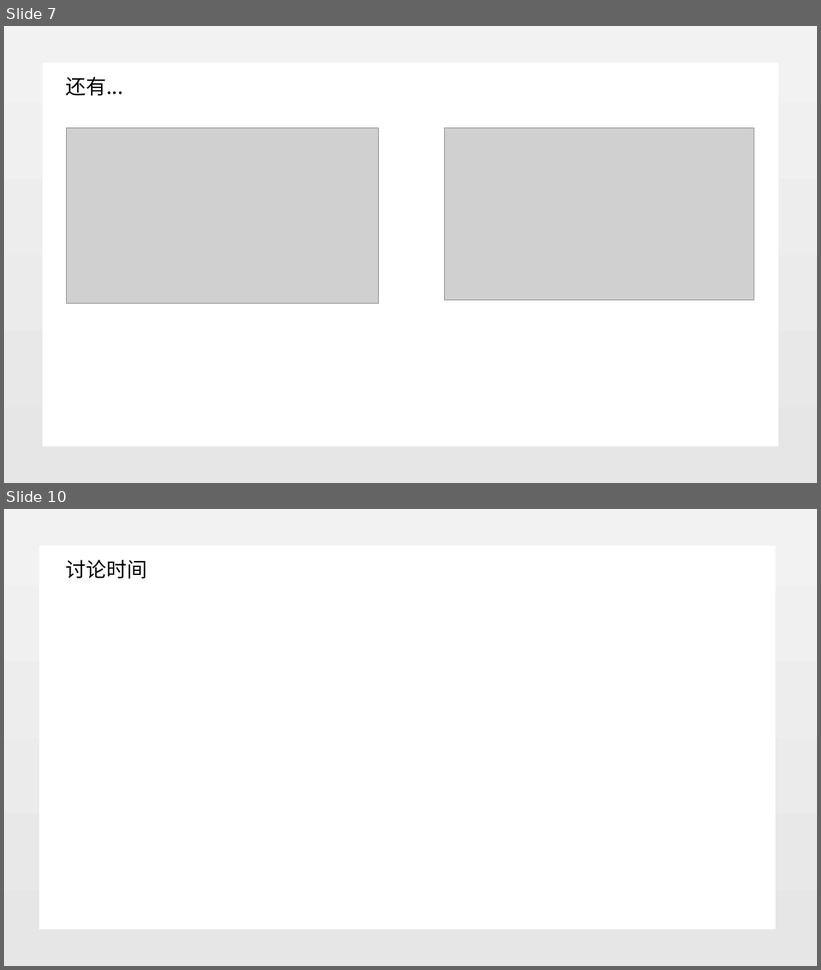
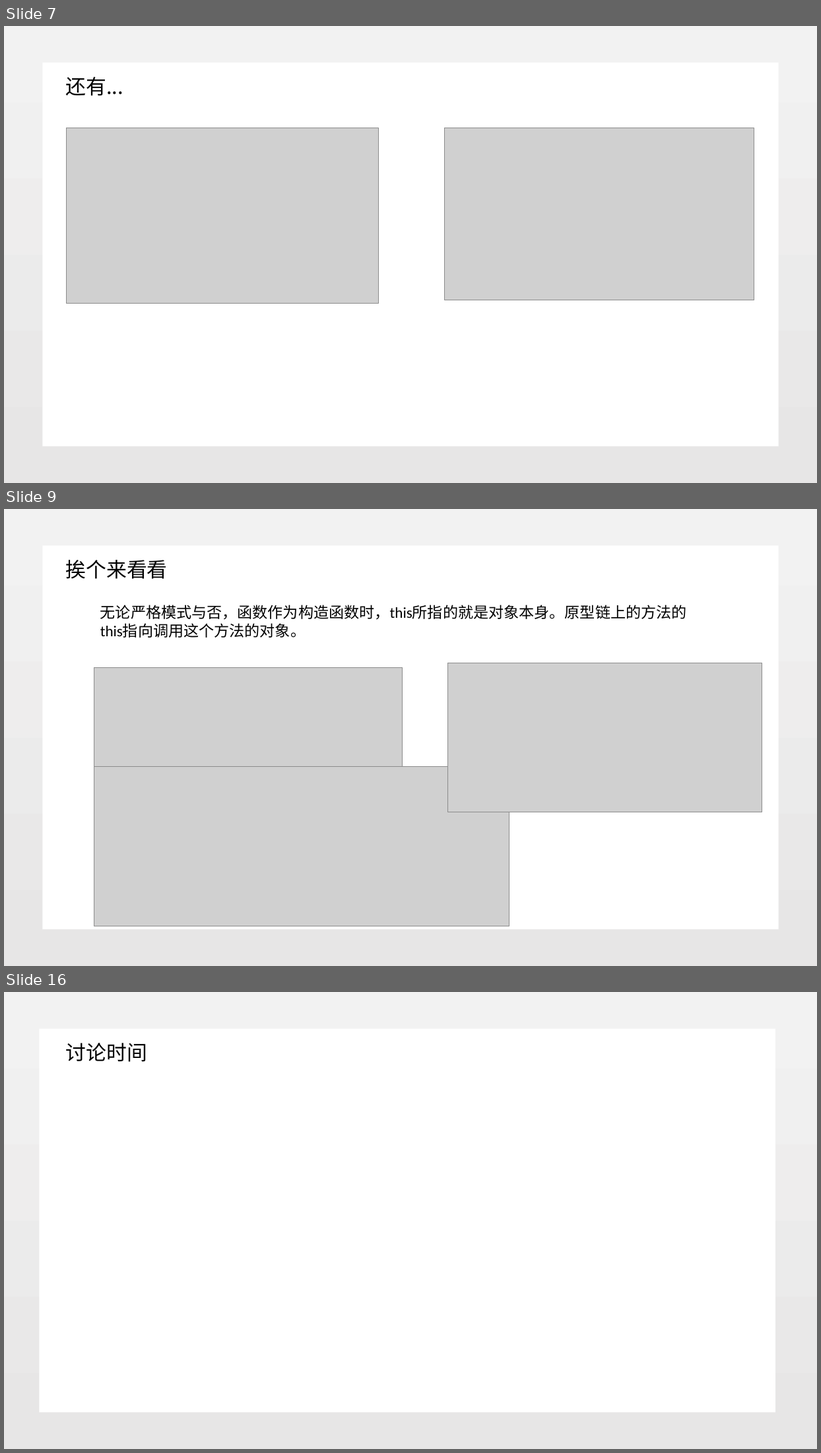
Before and after one commit to jungleguo/ReadNotes, a slide deck: 分享/JavaScript_this.pptx. Shown one above the other, each under a label of ours: slides 7 and 10 before the commit, slides 7, 9 and 16 after it; the slides between them are not shown. The pictures are 821x970 and 821x1453 pixels, drawn with LibreOffice and Linux fonts; fonts in the diff are those of the drawing; grey boxes stand for pictures; background and template pictures are left out. Boxes give left, top, right and bottom in pixels: in the first picture for what was removed or moved away, otherwise in the second. Text is boxed around its words. In the diff, an @@ line names an element or a change of style, - is before the commit and + after.

```diff
--- a/分享/JavaScript_this.pptx
+++ b/分享/JavaScript_this.pptx
@@ slide 9 added at (4,509,817,966), background picture (left out) @@
@@ rectangle added at (42,545,779,930), fill #FFFFFF @@
@@ text added at (66,560,168,579), 24 pt, text #000000 @@
+挨个来看看
@@ text added at (100,605,687,638), 18 pt, text #000000 @@
+无论严格模式与否，函数作为构造函数时，this所指的就是对象本身。原型链上的方法的this指向调用这个方法的对象。
@@ picture added at (448,663,762,813) @@
@@ picture added at (94,667,403,767) @@
@@ picture added at (94,767,509,927) @@
@@ what was slide 10 is now slide 16 @@
```
Also in this commit, not shown: 3 slides changed, 5 other slides added.
